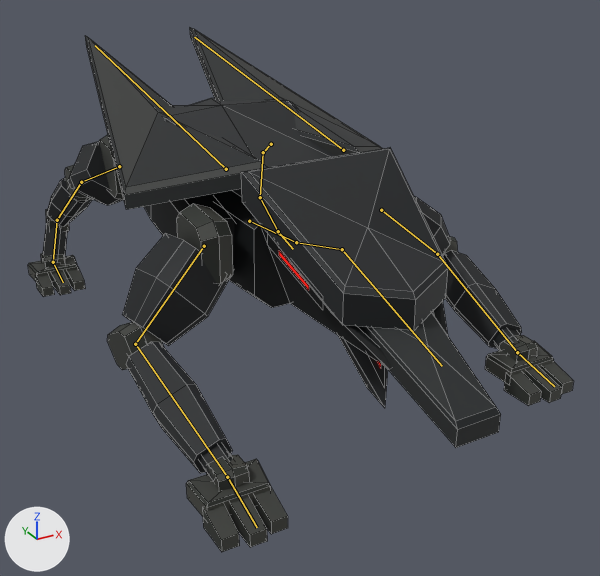
Renders of the Blender file docs/concepts/core-survivors/seeker/seeker.blend from each side of a commit.
Before and after are seen from a 50 mm camera at (-1.73, -12.07, 2.08) aimed at (0.09, -8.77, 0.42). Arrows for +X, +Y and +Z are at lower left; the lights stay in place. The picture after the commit comes second. Both versions are drawn at frame 36 of the action 'ChargeAttack'; the numbers are the values there. The bones that change, and the others that lie on the model, are drawn over the model as lines. Mesh edges are drawn as thin lines.

Names of what the first picture shows: 'Seeker_Armor'.
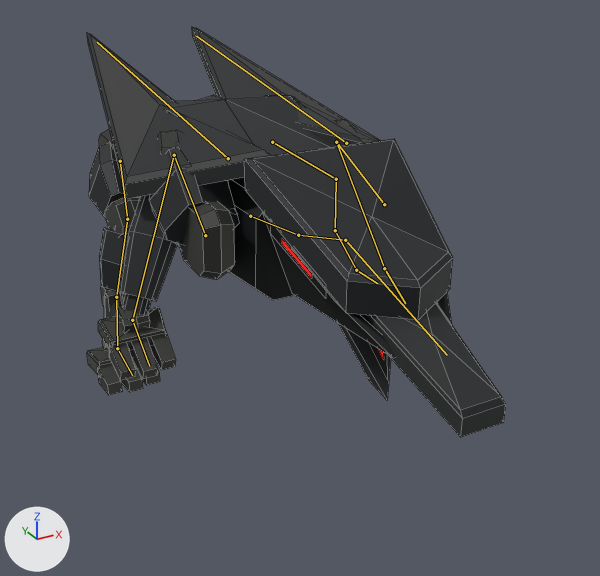
The edits, one by one:
Bone 'Body' (bone_body) moves from (0.0, -0.04, 0.252) to (-0.004, -0.009, 0.21).
Bone 'Body' (bone_body) turns from (3, 1, 0) to (3, 0, 0) degrees about its own x, y and z.
Bone 'FrontRUpper' (bone_frontrupper) turns from (-21, 9, 36) to (87, 17, -18) degrees about its own x, y and z.
Bone 'FrontRLower' (bone_frontrlower) turns from (-5, 29, -9) to (-63, 11, 7) degrees about its own x, y and z.
Bone 'FrontRFoot' (bone_frontrfoot) turns from (26, -7, 15) to (-4, 0, -17) degrees about its own x, y and z.
Bone 'RearRUpper' (bone_rearrupper) turns from (32, 5, -11) to (-82, 30, 33) degrees about its own x, y and z.
Bone 'RearRLower' (bone_rearrlower) turns from (-31, 1, 15) to (49, 25, -19) degrees about its own x, y and z.
Bone 'RearRHock' (bone_rearrhock) turns from (12, 6, -4) to (35, 2, -10) degrees about its own x, y and z.
Bone 'RearRFoot' (bone_rearrfoot) turns from (-16, -1, -5) to (-3, 0, 0) degrees about its own x, y and z.
Bone 'FrontLUpper' (bone_frontlupper) turns from (-6, -4, -33) to (81, -12, 13) degrees about its own x, y and z.
Bone 'FrontLLower' (bone_frontllower) turns from (-25, -29, 14) to (-46, -6, -1) degrees about its own x, y and z.
Bone 'FrontLFoot' (bone_frontlfoot) turns from (27, 9, -16) to (-17, 4, 15) degrees about its own x, y and z.
Bone 'RearLUpper' (bone_rearlupper) turns from (33, -2, 3) to (-81, -34, -37) degrees about its own x, y and z.
Bone 'RearLLower' (bone_rearllower) turns from (-47, 7, -1) to (71, -32, 25) degrees about its own x, y and z.
Bone 'RearLHock' (bone_rearlhock) turns from (10, 5, 2) to (13, 0, 4) degrees about its own x, y and z.
Bone 'RearLFoot' (bone_rearlfoot) turns from (0, 0, 0) to (-14, 0, 0) degrees about its own x, y and z.

Boxes (x1, y1, x2, y2) around the edits, measured in the pictures (600 x 576 px):
'Seeker_Armor', posed (23% narrower, 22% shorter)
    before: (28, 28, 573, 552)
    after: (87, 27, 506, 437)
bone 'Body', root to tip
    before: (249, 221) to (296, 242)
    after: (250, 216) to (298, 235)
bone 'FrontRUpper', root to tip
    before: (204, 246) to (135, 344)
    after: (205, 235) to (174, 155)
bone 'FrontRLower', root to tip
    before: (135, 344) to (227, 477)
    after: (174, 155) to (132, 320)
bone 'FrontRFoot', root to tip
    before: (227, 477) to (257, 527)
    after: (132, 320) to (149, 366)
bone 'RearRUpper', root to tip
    before: (119, 166) to (81, 182)
    after: (120, 161) to (127, 219)
bone 'RearRLower', root to tip
    before: (81, 182) to (57, 220)
    after: (127, 219) to (116, 297)
bone 'RearRHock', root to tip
    before: (57, 220) to (53, 262)
    after: (116, 297) to (117, 348)
bone 'RearRFoot', root to tip
    before: (53, 262) to (63, 282)
    after: (117, 348) to (132, 375)
bone 'FrontLUpper', root to tip
    before: (381, 210) to (437, 254)
    after: (384, 204) to (336, 142)
bone 'FrontLLower', root to tip
    before: (437, 254) to (517, 352)
    after: (336, 142) to (384, 268)
bone 'FrontLFoot', root to tip
    before: (517, 352) to (554, 386)
    after: (384, 268) to (405, 303)
bone 'RearLUpper', root to tip
    before: (271, 144) to (263, 152)
    after: (272, 142) to (336, 179)
bone 'RearLLower', root to tip
    before: (263, 152) to (260, 197)
    after: (336, 179) to (335, 230)
bone 'RearLHock', root to tip
    before: (260, 197) to (278, 231)
    after: (335, 230) to (356, 270)
bone 'RearLFoot', root to tip
    before: (278, 231) to (293, 249)
    after: (356, 270) to (377, 283)
